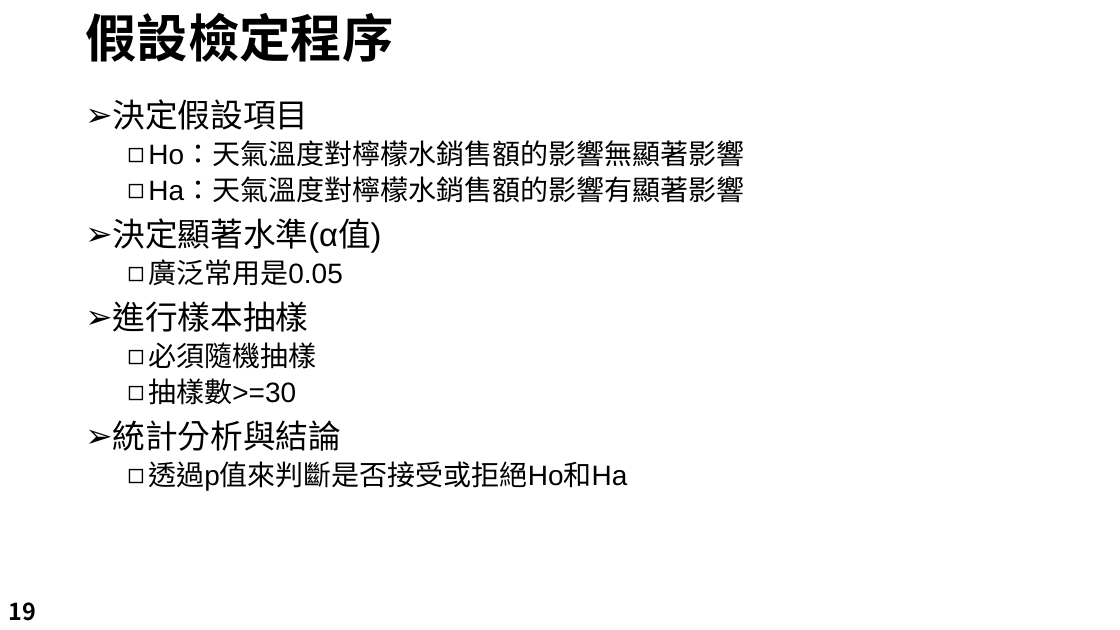
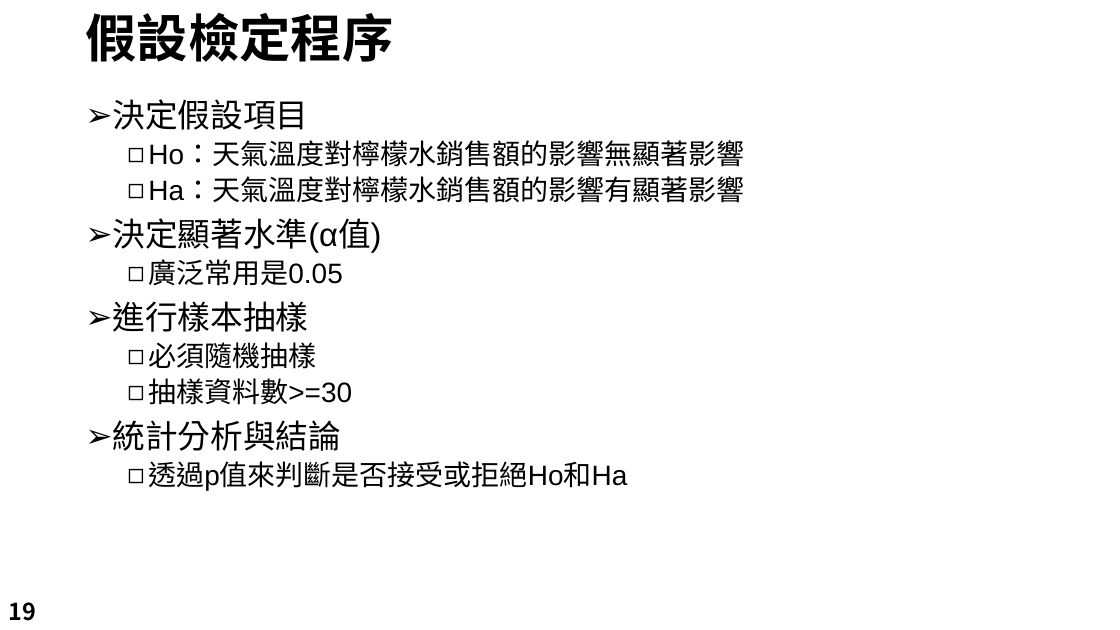
Before and after one commit to LeBronWilly/Basic_R_Language, a slide deck: slide 19 of R_Presentation.pptx. Drawn at 1120x630 pixels with LibreOffice and Linux fonts; fonts in the diff are those of the drawing; background and template pictures are left out. Boxes give left, top, right and bottom in pixels: in the first picture for what was removed or moved away, otherwise in the second. Text is boxed around its words. In the diff, an @@ line names an element or a change of style, - is before the commit and + after.

```diff
--- a/R_Presentation.pptx
+++ b/R_Presentation.pptx
@@ text at (148,378,352,405): text changed @@
-  ◻ 抽樣數>=30
+  ◻ 抽樣資料數>=30
```
Also in this commit, not shown: 1 other slide changed, 2 slides added, 3 slides removed, 1 other file.
